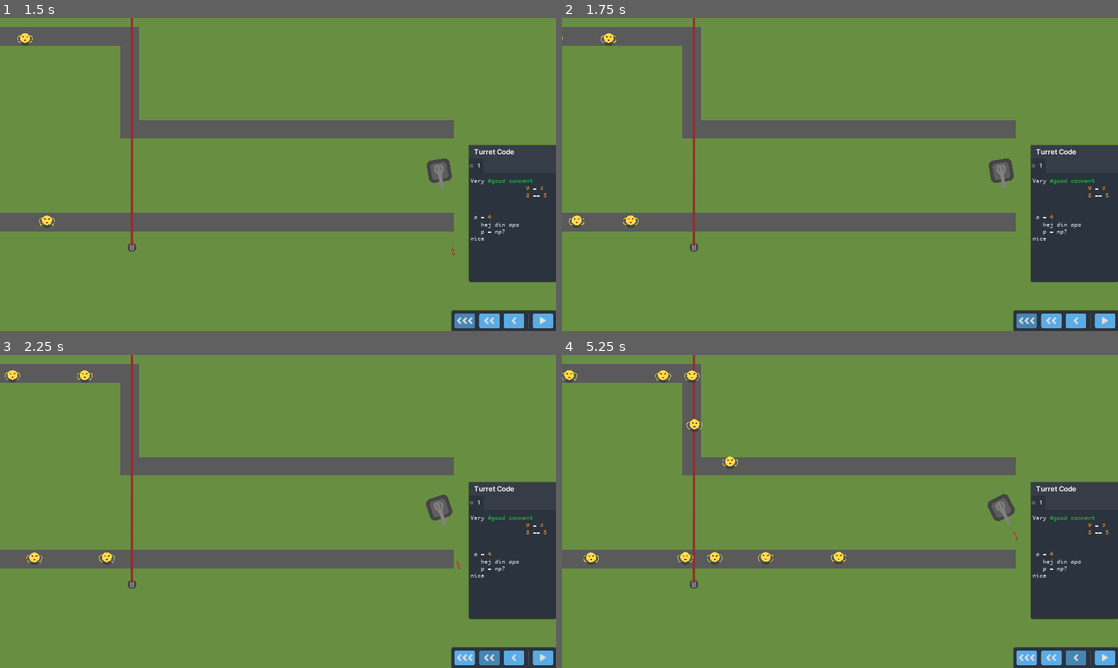
Above: before the commit, frames 1-4 (two rows, left to right).
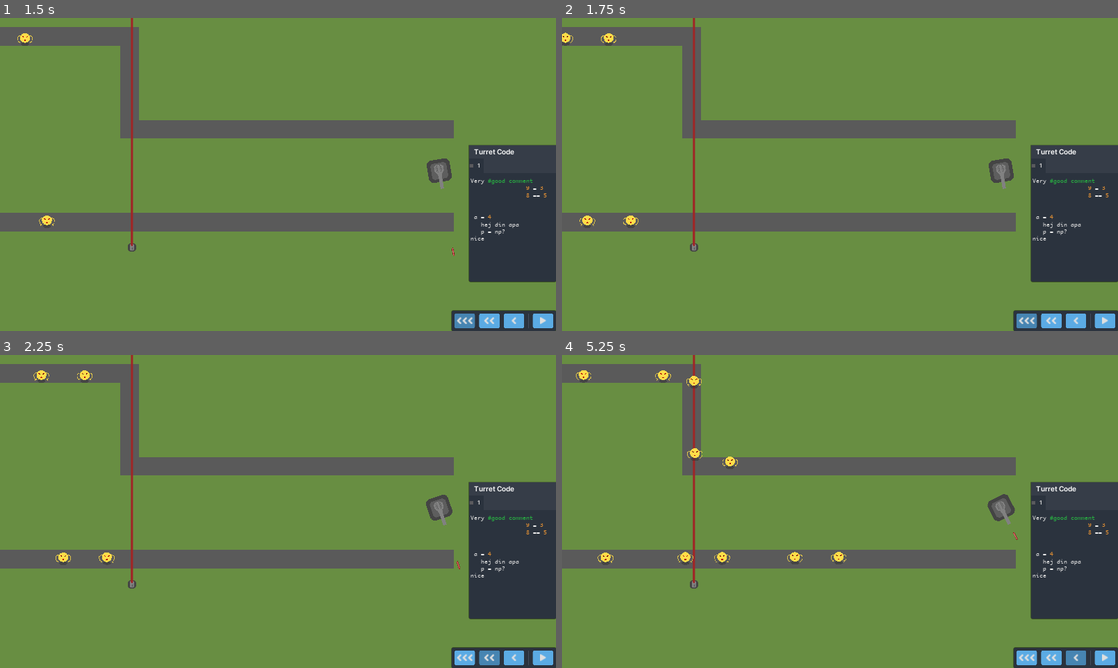
Above: after the commit, the same moments.

Repository: Latiang/tower-defense-godot
Game: Godot game, scene res://objects/Main.tscn
Two runs of this game, one before a commit and one after it. Both use one fixed random seed, a clock stepped at 60 frames per second and the inputs below.
Inputs:
- Up to frame 1 (1.5 s): click "" at 0.5 s; click "" at 1.25 s
- Up to frame 2 (1.75 s): no input
- Up to frame 3 (2.25 s): click "" at 2 s
- Up to frame 4 (5.25 s): click "" at 2.75 s; click "" at 3.5 s; click "" at 4.25 s; click "" at 5 s

Frame 1 is identical in both runs. In frame 2, 0.1% of the frame differs, in the area x 0-6%, y 4-67%; in frame 3, 0.2%; in frame 4, 0.6%, in the area x 0-44%, y 4-67%.

Commit message:
Add a win signal which communicates to main if a level has been won

Diff:
--- a/src/levels/sbtest.json
+++ b/src/levels/sbtest.json
@@ -2,7 +2,5 @@
     "behaviour": [
         [5,"ENEMY",1],
         [5,"ENEMY",2],
-        [1,"NONE",5],
-        [2,"ENEMY", 5]
     ]
 }
--- a/src/objects/BaseLevel.gd
+++ b/src/objects/BaseLevel.gd
@@ -3,6 +3,7 @@
 var wave_started = false
 
 signal open_code_window(turret)
+signal level_complete()
 
 var screen_width = 1280
 var screen_height = 720
@@ -18,7 +19,9 @@
 	queue_free()
 
 func _process(delta):
-	update_scaling()
+	if wave_started:
+		update_scaling()
+		check_for_win()
 
 func set_time_scale(new_time_scale):
 	time_scale = new_time_scale
@@ -45,6 +48,14 @@
 		elif child.is_in_group("MobPath"):
 			child.start_spawning_time()
 
+func end_wave():
+	wave_started = false
+	# Modify objects in the level to represent starting wave state
+	for child in self.get_children():
+		if child.is_in_group("Turret"):
+			child.get_node("ProgrammableBehaviour").lock()
+	emit_signal("level_complete")
+
 func _on_Turret_turret_pressed(turret):
 	emit_signal("open_code_window", turret.id)
 
@@ -55,3 +66,18 @@
 			child.connect("turret_pressed", self, "_on_Turret_turret_pressed")
 			# Add reference to this turret in the GUI
 			get_parent().get_node("GUI").get_node("CodeWindow").add_turret_button(child)
+
+# Checks whether the wave has been won
+func check_for_win():
+	var spawning_complete = true
+	for child in self.get_children():
+		if child.is_in_group("MobPath"):
+			spawning_complete = (spawning_complete && child.spawning_complete)
+	# All spawning is complete. Check for living enemies
+	if spawning_complete:
+		var no_enemies_left = true
+		for child in self.get_children():
+			if child.is_in_group("MobPath"):
+				no_enemies_left = (no_enemies_left && len(child.get_children()) == 1)
+		if no_enemies_left:
+			end_wave()
--- a/src/objects/CodeInterpreter.gd
+++ b/src/objects/CodeInterpreter.gd
@@ -146,9 +146,11 @@
 	var statements = _statements_from_lines(lines)
 	for statement in statements:
 		if statement.assignment:
-			print(statement.lhs,"=", statement.rhs)
+			pass
+			#print(statement.lhs,"=", statement.rhs)
 		else:
-			print(statement.rhs)
+			pass
+			#print(statement.rhs)
 	# Step 1: Find lines with actual code on it.
 
 
@@ -161,7 +163,8 @@
 	# Some outside functions give a return value in a dictionary, t.ex a sensor raycast
 	var result = {}
 	get_parent().emit_signal("sensor_detect", result, 1)
-	print(result[0])
+	if result[0]:
+		print("Sensor distance: %f" % result[0])
 
 # The code interpreting should stop if:
 # 1. A signal function is emitted
--- a/src/objects/Main.gd
+++ b/src/objects/Main.gd
@@ -4,7 +4,6 @@
 
 func _ready():
 	load_level("TestLevel1")
-	print($GUI/CodeWindow/VBoxContainer/Panel.rect_size)
 
 # Handle input for debugging purposes
 var level_toggle = false
@@ -28,6 +27,7 @@
 	add_child(current_level)
 	# Connect the signals needed
 	current_level.connect("open_code_window", self, "_on_Level_open_code_window")
+	current_level.connect("level_complete", self, "_on_Level_level_complete")
 	$GUI/CodeWindow.open_code_window(0)
 
 # Start a level wave (start button pressed)
@@ -39,6 +39,8 @@
 func _on_Level_open_code_window(turret_id):
 	$GUI/CodeWindow.open_code_window(turret_id)
 
+func _on_Level_level_complete():
+	print("Win condition for level reached")
 
 func _on_GUI_update_time_scale(new_time_scale):
 	current_level.set_time_scale(new_time_scale)
--- a/src/objects/MobPath.gd
+++ b/src/objects/MobPath.gd
@@ -1,6 +1,9 @@
 extends Path2D
 
 export var BehaviourFile = ""
+
+var time_scale = 1
+var spawning_complete = false
 
 # Called when the node enters the scene tree for the first time.
 func _ready():
@@ -12,12 +15,17 @@
 # Spawn an enemy
 func spawn():
 	var mob = preload("res://objects/Enemy.tscn").instance()
+	mob.speed_multiplier = time_scale
 	add_child(mob)
 
 func _on_SpawnTick_timeout():
 	$SpawningBehaviour.handle_spawn_event()
 
 func update_time_scale(new_time_scale):
+	time_scale = new_time_scale
 	for child in self.get_children():
 		if child.is_in_group("Enemy"):
 			child.speed_multiplier = new_time_scale
+
+func _on_SpawningBehaviour_spawning_complete():
+	spawning_complete = true
--- a/src/objects/MobPath.tscn
+++ b/src/objects/MobPath.tscn
@@ -20,4 +20,5 @@
 [node name="SpawnTimer" type="Timer" parent="SpawningBehaviour"]
 wait_time = 0.1
 one_shot = true
+[connection signal="spawning_complete" from="SpawningBehaviour" to="." method="_on_SpawningBehaviour_spawning_complete"]
 [connection signal="timeout" from="SpawningBehaviour/SpawnTimer" to="." method="_on_SpawnTick_timeout"]
--- a/src/objects/ProgrammableBehaviour.gd
+++ b/src/objects/ProgrammableBehaviour.gd
@@ -34,3 +34,7 @@
 # Disable lock
 func _on_LockTimer_timeout():
 	locked = false
+
+func lock():
+	$LockTimer.stop()
+	locked = true
--- a/src/objects/SpawningBehaviour.gd
+++ b/src/objects/SpawningBehaviour.gd
@@ -1,5 +1,6 @@
 extends Node2D
 
+signal spawning_complete()
 
 # Mob types supported
 enum MobType {
@@ -38,6 +39,7 @@
 	spawn_event_counter += 1
 	if spawn_event_counter >= spawning_array.size():
 		# End of wave
+		emit_signal("spawning_complete")
 		print("Wave complete (%s)" % get_parent().BehaviourFile)
 	else: # Prepare for next mob
 		if spawn_object.time > 0:
--- a/src/objects/Turret.gd
+++ b/src/objects/Turret.gd
@@ -60,6 +60,7 @@
 	return $ProgrammableBehaviour/CodeInterpreter.code_source
 
 func update_time_scale(new_time_scale):
-	$ProgrammableBehaviour/LockTimer.start($ProgrammableBehaviour/LockTimer.time_left * (float(time_scale) / new_time_scale))
+	if !$ProgrammableBehaviour.locked:
+		$ProgrammableBehaviour/LockTimer.start($ProgrammableBehaviour/LockTimer.time_left * (float(time_scale) / new_time_scale))
 	time_scale = new_time_scale
 	$Gun.update_bullet_speeds(new_time_scale)
